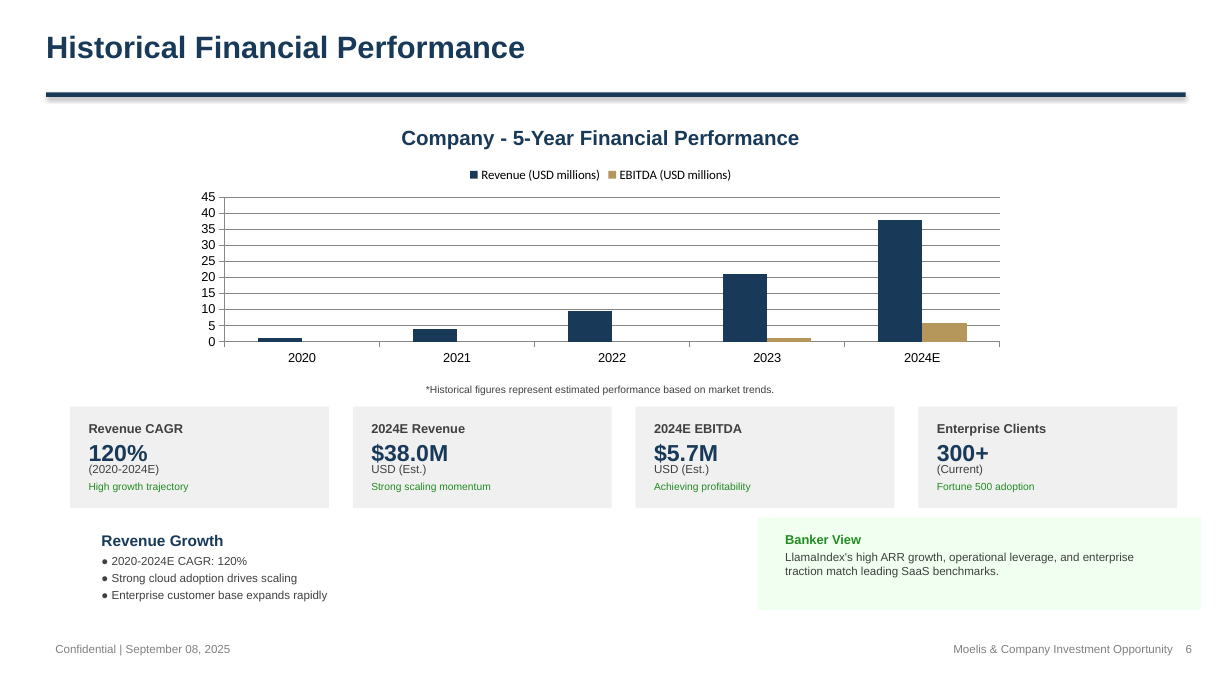
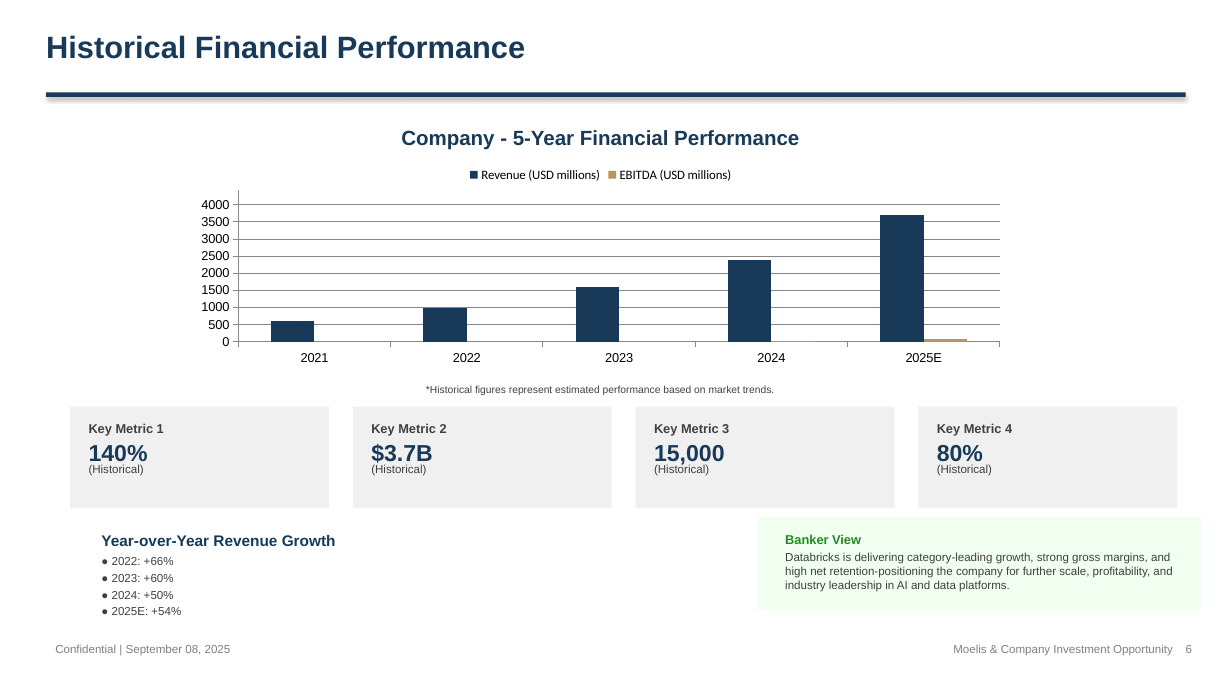
Before and after one commit to alinvb/slide_generator, a slide deck: slide 2 of ai_generated_deck.pptx (slide 4 before the commit). Drawn at 1232x693 pixels with LibreOffice and Linux fonts; fonts in the diff are those of the drawing. Boxes give left, top, right and bottom in pixels: in the first picture for what was removed or moved away, otherwise in the second. Text is boxed around its words. In the diff, an @@ line names an element or a change of style, - is before the commit and + after.

```diff
--- a/ai_generated_deck.pptx
+++ b/ai_generated_deck.pptx
@@ column chart at (x1=185, y1=157, x2=1017, y2=370) @@
-categories: 2020, 2021, 2022, 2023, 2024E
+categories: 2021, 2022, 2023, 2024, 2025E
-Revenue (USD millions): 1, 4, 10, 21, 38
+Revenue (USD millions): 600, 1000, 1600, 2400, 3700
-EBITDA (USD millions): -2, -1, 0, 1, 6
+EBITDA (USD millions): -100, -100, 0, 0, 100
@@ value axis changed @@
@@ text at (x1=89, y1=423, x2=164, y2=436): text changed @@
-Revenue CAGR
+Key Metric 1
@@ text at (x1=89, y1=445, x2=148, y2=467): text changed @@
-120%
+140%
@@ text at (x1=371, y1=423, x2=447, y2=436): text changed @@
-2024E Revenue
+Key Metric 2
@@ text at (x1=371, y1=444, x2=433, y2=467): text changed @@
-$38.0M
+$3.7B
@@ text at (x1=654, y1=423, x2=729, y2=436): text changed @@
-2024E EBITDA
+Key Metric 3
@@ text at (x1=654, y1=445, x2=725, y2=467): text changed @@
-$5.7M
+15,000
@@ text at (x1=937, y1=423, x2=1012, y2=436): text changed @@
-Enterprise Clients
+Key Metric 4
@@ text at (x1=937, y1=445, x2=983, y2=467): text changed @@
-300+
+80%
@@ text at (x1=89, y1=464, x2=144, y2=476): text changed @@
-(2020-2024E)
+(Historical)
@@ text at (x1=371, y1=464, x2=426, y2=476): text changed @@
-USD (Est.)
+(Historical)
@@ text at (x1=654, y1=464, x2=709, y2=476): text changed @@
-USD (Est.)
+(Historical)
@@ text at (x1=937, y1=464, x2=992, y2=476): text changed @@
-(Current)
+(Historical)
@@ text removed at (x1=89, y1=482, x2=188, y2=492) @@
-High growth trajectory
@@ text removed at (x1=371, y1=482, x2=490, y2=492) @@
-Strong scaling momentum
@@ text removed at (x1=654, y1=482, x2=750, y2=492) @@
-Achieving profitability
@@ text removed at (x1=937, y1=482, x2=1034, y2=492) @@
-Fortune 500 adoption
@@ text at (x1=101, y1=535, x2=336, y2=546): text changed @@
-Revenue Growth
+Year-over-Year Revenue Growth
@@ text at (x1=112, y1=557, x2=174, y2=565): text changed @@
-● 2020-2024E CAGR: 120%
+● 2022: +66%
@@ text at (x1=785, y1=552, x2=1172, y2=592): text changed @@
-LlamaIndex's high ARR growth, operational leverage, and enterprise traction match leading SaaS benchmarks.
+Databricks is delivering category-leading growth, strong gross margins, and high net retention-positioning the company for further scale, profitability, and industry leadership in AI and data platforms.
@@ text at (x1=112, y1=574, x2=174, y2=582): text changed @@
-● Strong cloud adoption drives scaling
+● 2023: +60%
@@ text at (x1=112, y1=591, x2=174, y2=599): text changed @@
-● Enterprise customer base expands rapidly
+● 2024: +50%
@@ text added at (x1=112, y1=607, x2=181, y2=615), 9 pt, text #404040 @@
+● 2025E: +54%
```
Also in this commit, not shown: 9 other slides changed, 6 slides added, 5 slides removed, 2 other files.
